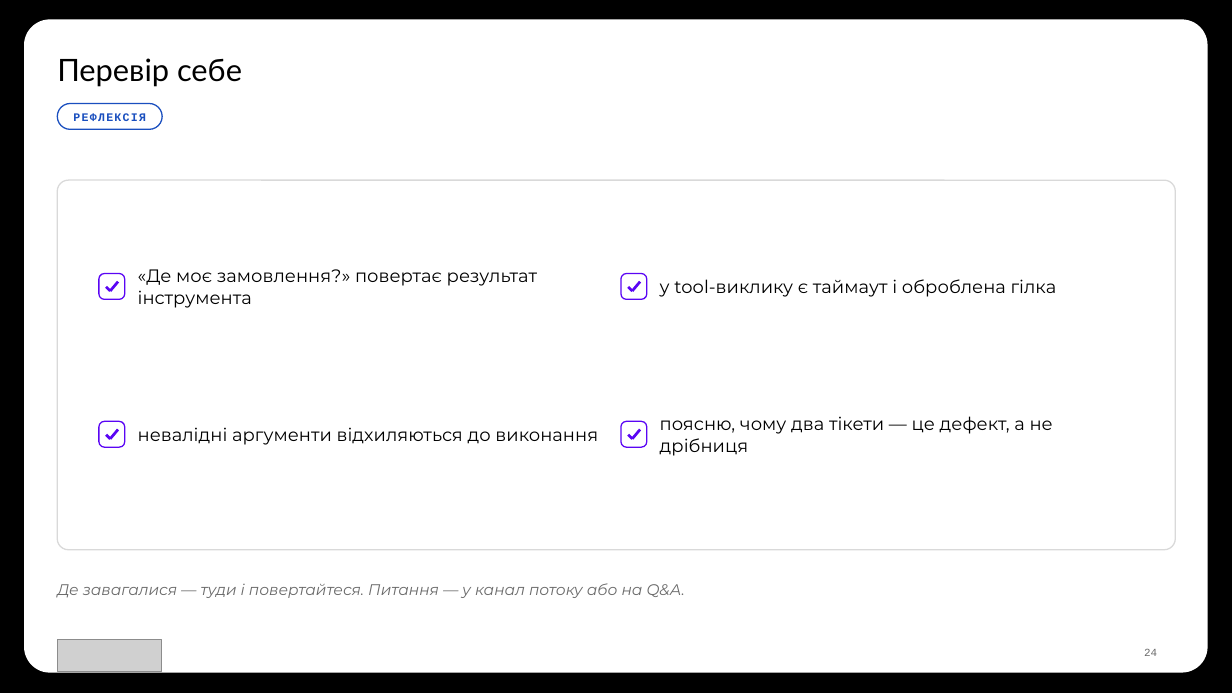
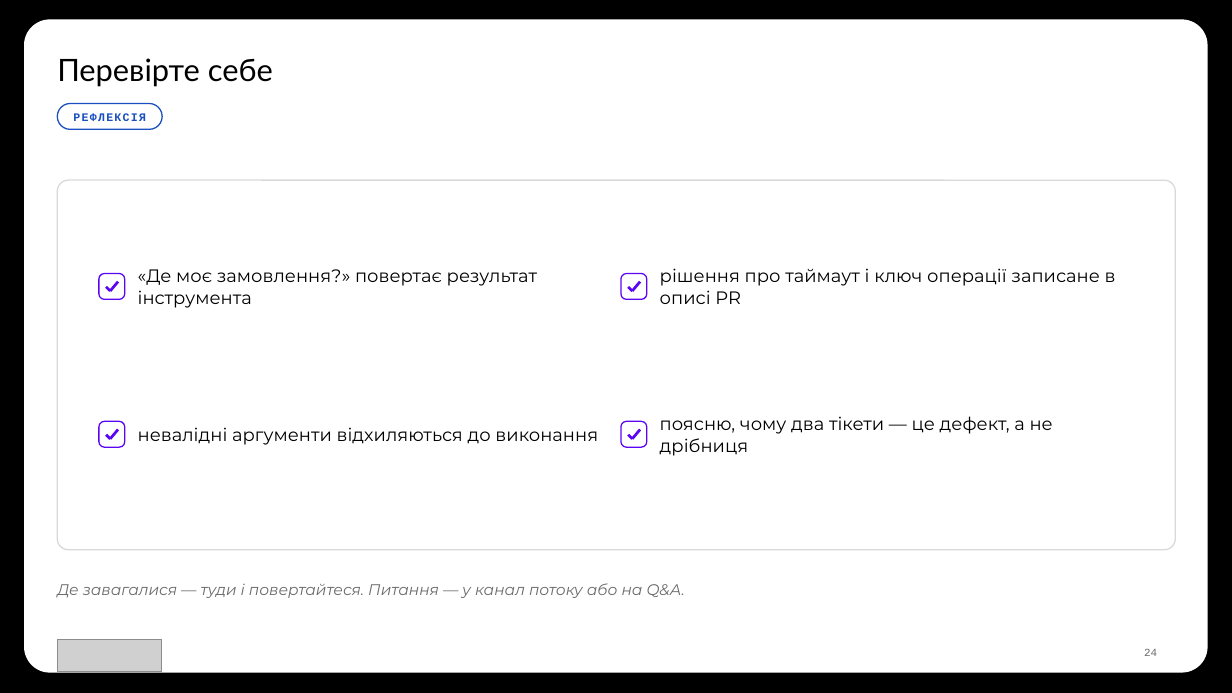
Before and after one commit to TarasFedorenkoFTV/llmops-bootcamp, a slide deck: slide 24 of docs/decks/L06.pptx. Drawn at 1232x693 pixels with LibreOffice and Linux fonts; fonts in the diff are those of the drawing; grey boxes stand for pictures; background and template pictures are left out. Boxes give left, top, right and bottom in pixels: in the first picture for what was removed or moved away, otherwise in the second. Text is boxed around its words. In the diff, an @@ line names an element or a change of style, - is before the commit and + after.

```diff
--- a/docs/decks/L06.pptx
+++ b/docs/decks/L06.pptx
@@ text at <box>57,58,273,87</box>: text changed @@
-Перевір себе
+Перевірте себе
@@ text at <box>660,268,1116,304</box>: text changed @@
-у tool-виклику є таймаут і оброблена гілка
+рішення про таймаут і ключ операції записане в описі PR
```
Also in this commit, not shown: 6 other slides changed, 46 other files.
